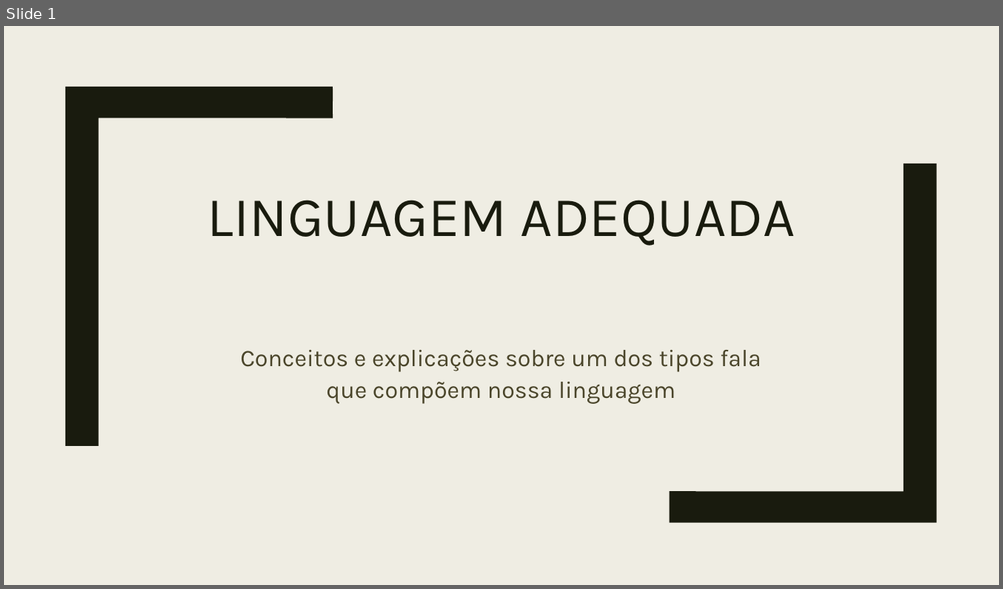
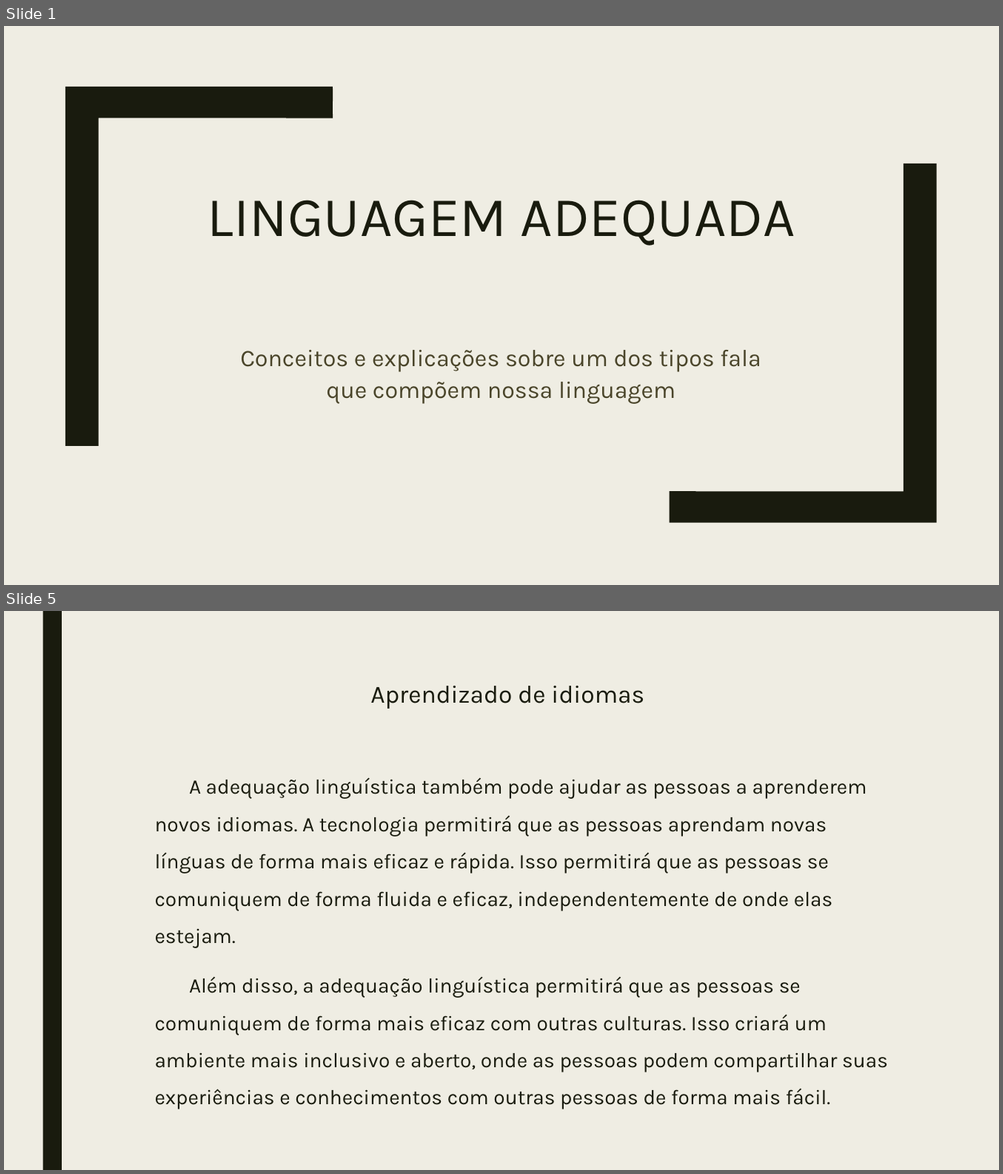
Before and after one commit to bellimatheus/Linguagem, a slide deck: Comunicação/Linguagem adequada.pptx. Shown one above the other, each under a label of ours: slide 1 before the commit, slides 1 and 5 after it; the slides between them are not shown. The pictures are 1003x589 and 1003x1174 pixels, drawn with LibreOffice and Linux fonts; fonts in the diff are those of the drawing. Boxes give left, top, right and bottom in pixels: in the first picture for what was removed or moved away, otherwise in the second. Text is boxed around its words. In the diff, an @@ line names an element or a change of style, - is before the commit and + after.

```diff
--- a/Comunicação/Linguagem adequada.pptx
+++ b/Comunicação/Linguagem adequada.pptx
@@ slide 5 added at box(4, 611, 999, 1170), background #EFEDE3 @@
@@ rectangle added at box(42, 611, 62, 1170), fill #191B0E @@
@@ title added at box(370, 686, 644, 709), 24 pt, text #191B0E @@
+Aprendizado de idiomas
@@ text added at box(155, 777, 888, 1110), 20 pt, text #191B0E @@
+A adequação linguística também pode ajudar as pessoas a aprenderem novos idiomas. A tecnologia permitirá que as pessoas aprendam novas línguas de forma mais eficaz e rápida. Isso permitirá que as pessoas se comuniquem de forma fluida e eficaz, independentemente de onde elas estejam.
+Além disso, a adequação linguística permitirá que as pessoas se comuniquem de forma mais eficaz com outras culturas. Isso criará um ambiente mais inclusivo e aberto, onde as pessoas podem compartilhar suas experiências e conhecimentos com outras pessoas de forma mais fácil.
```
Also in this commit, not shown: 1 slide changed, 6 other slides added, 1 slide removed.
